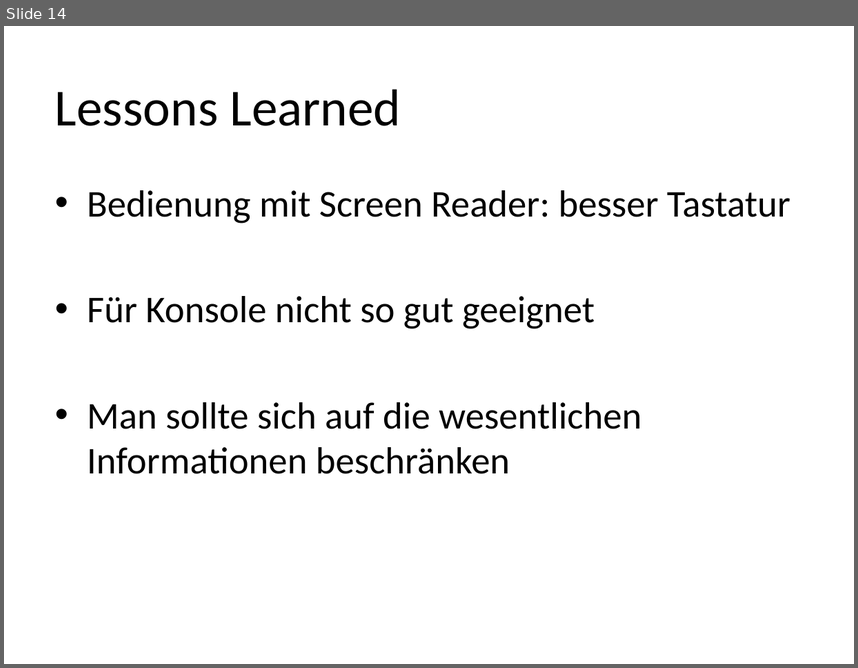
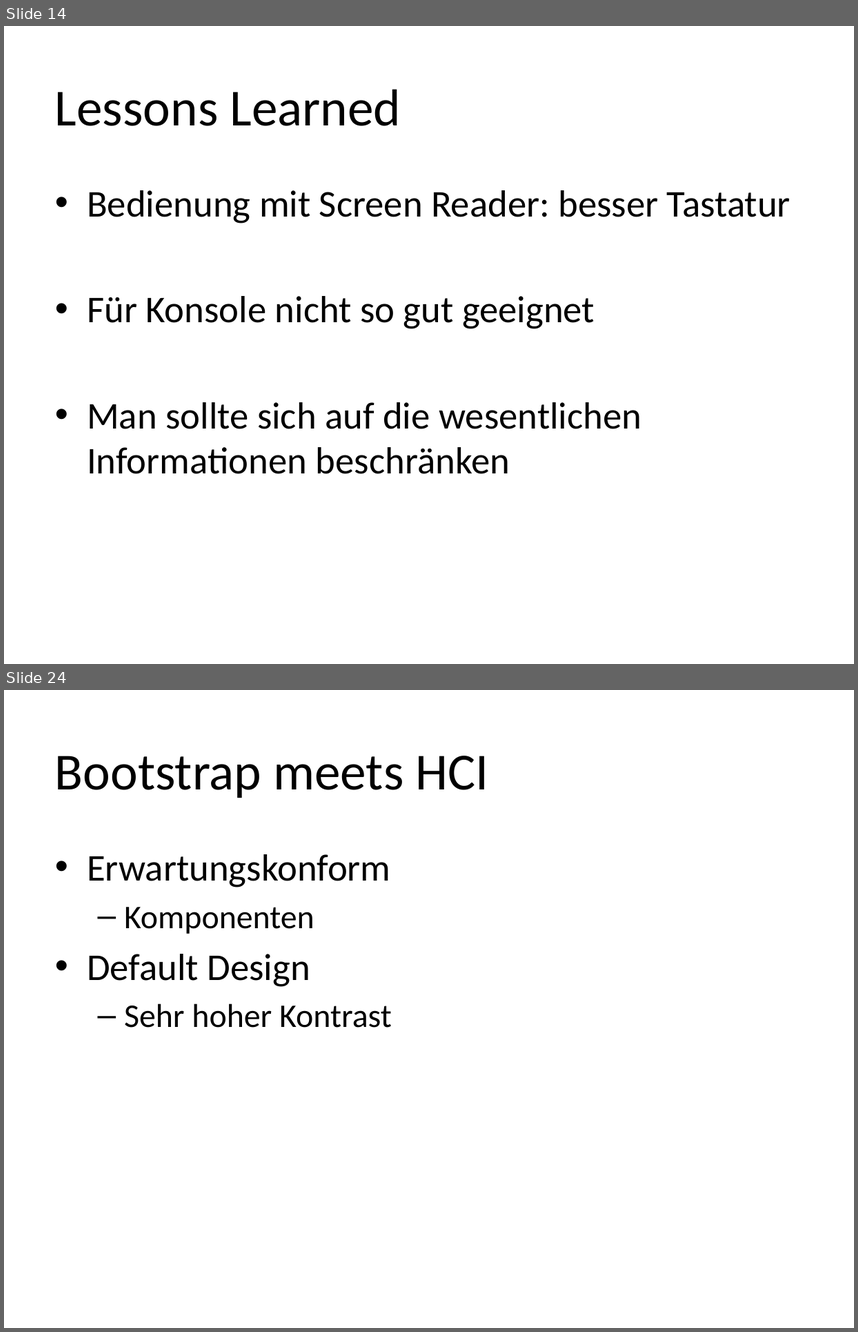
Before and after one commit to Capoot/hci, a slide deck: screenreader.pptx. Shown one above the other, each under a label of ours: slide 14 before the commit, slides 14 and 24 after it; the slides between them are not shown. The pictures are 858x668 and 858x1332 pixels, drawn with LibreOffice and Linux fonts; fonts in the diff are those of the drawing. Boxes give left, top, right and bottom in pixels: in the first picture for what was removed or moved away, otherwise in the second. Text is boxed around its words. In the diff, an @@ line names an element or a change of style, - is before the commit and + after.

Commit message:
added bootstrap

```diff
--- a/screenreader.pptx
+++ b/screenreader.pptx
@@ slide 24 added at bbox=[4, 690, 854, 1328], background #FFFFFF @@
@@ title added at bbox=[55, 756, 489, 798], 44 pt, text #000000 @@
+Bootstrap meets HCI
@@ text added at bbox=[87, 854, 392, 1027], 32 pt, text #000000 @@
+• Erwartungskonform
+  – Komponenten
+• Default Design
+  – Sehr hoher Kontrast
```
Also in this commit, not shown: 11 other slides added.
